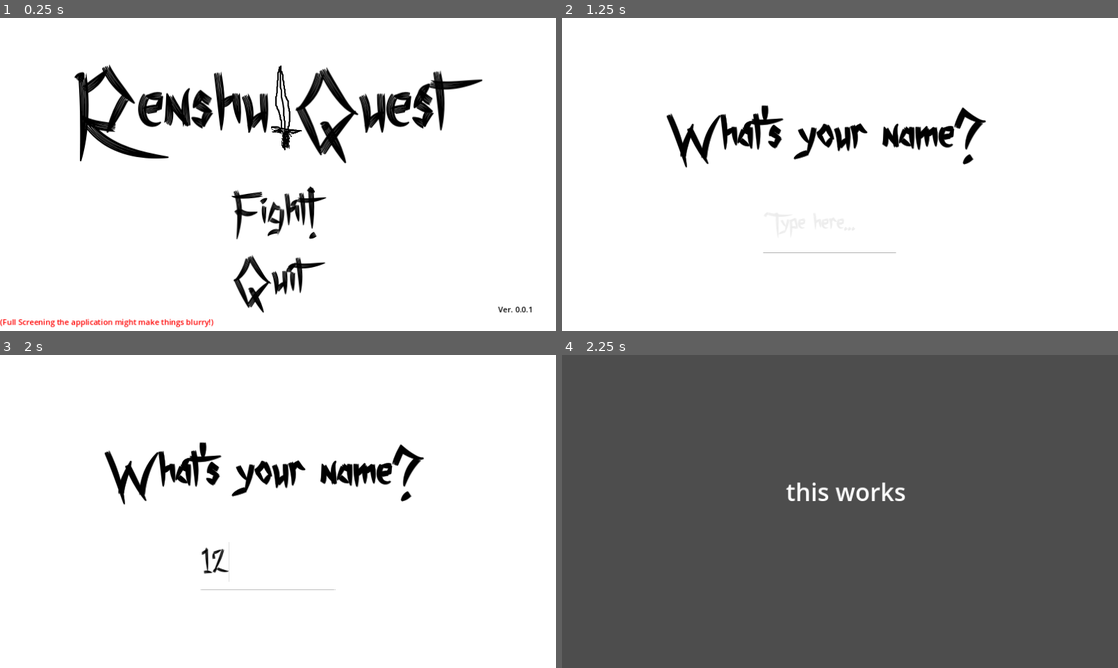
Above: before the commit, frames 1-4 (two rows, left to right).
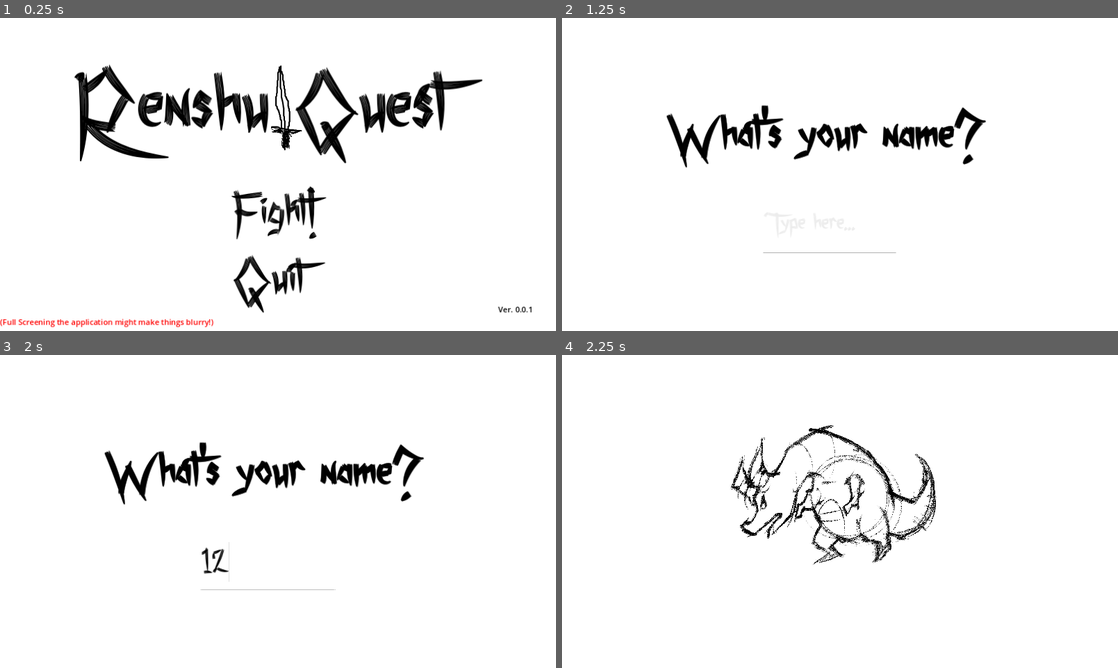
Above: after the commit, the same moments.

Repository: pseudonym07/renshu-main
Game: Godot game, scene res://MainMenu.tscn
The game is run twice, just before and just after one commit, with the same random seed, the same clock (stepped at 60 frames per second) and the same inputs.
Inputs (mouse positions are in pixels of both pictures, inside the frame that each line leads up to):
- Up to frame 1 (0.25 s): no input
- Up to frame 2 (1.25 s): click "Fight!" at 0.5 s
- Up to frame 3 (2 s): click (266, 564) at 1.27 s; type "12" at 1.35 s
- Up to frame 4 (2.25 s): tap Enter at 2, 2.1 s; move the mouse to (962, 495) at 2.02 s

Frames 1-3 are identical in both runs. In frame 4, 99% of the frame differs, in the area x 0-100%, y 0-100%.

Commit message:
started working on the battle part of the game, most styleistic UI elements are finished.I don't really have any gripes on the way it looks, I'm plainly satisfied.At the moment of writting this,I really don't have much to say but I'll sum it all up in a read me file later.

Diff:
--- a/BattleUI.tscn
+++ b/BattleUI.tscn
@@ -1,8 +1,11 @@
-[gd_scene load_steps=2 format=3 uid="uid://day3snk63p8hy"]
+[gd_scene load_steps=4 format=3 uid="uid://day3snk63p8hy"]
 
 [ext_resource type="Script" path="res://BattleUI.gd" id="1_fxsqs"]
+[ext_resource type="Texture2D" uid="uid://bxsf1hi7olgs4" path="res://assets/monsters/D29668A8-54C9-4AAC-87A9-22CA10B98DA0-1.png" id="2_skg58"]
 
-[node name="BattleUI" type="Control"]
+[sub_resource type="CanvasTexture" id="CanvasTexture_t4pbb"]
+
+[node name="Battle" type="Control"]
 layout_mode = 3
 anchor_right = 1.773
 anchor_bottom = 1.907
@@ -18,3 +21,15 @@
 offset_bottom = 274.0
 theme_override_font_sizes/font_size = 50
 text = "this works"
+
+[node name="TextureRect" type="TextureRect" parent="."]
+layout_mode = 0
+offset_right = 1152.0
+offset_bottom = 648.0
+texture = SubResource("CanvasTexture_t4pbb")
+
+[node name="D29668a8-54c9-4aac-87a9-22ca10b98da0-1" type="Sprite2D" parent="."]
+position = Vector2(320, 112)
+scale = Vector2(0.231333, 0.231333)
+texture = ExtResource("2_skg58")
+centered = false
--- a/askPname.tscn
+++ b/askPname.tscn
@@ -13,6 +13,7 @@
 texture = SubResource("CanvasTexture_8hdbg")
 
 [node name="Entry Box" type="TextEdit" parent="."]
+clip_contents = true
 offset_left = 414.0
 offset_top = 381.0
 offset_right = 695.0
--- a/project.godot
+++ b/project.godot
@@ -10,12 +10,12 @@
 
 [application]
 
-config/name="Renshuquest"
+config/name="Renshu Quest"
 run/main_scene="res://MainMenu.tscn"
 config/features=PackedStringArray("4.0")
 boot_splash/bg_color=Color(1, 1, 1, 1)
-boot_splash/image="res://assets/titles_screen_assets/sns.png"
-config/icon="res://assets/titles_screen_assets/sns.png"
+boot_splash/image="res://assets/titles_screen_assets/sword-removebg-preview.png"
+config/icon="res://assets/monsters/D29668A8-54C9-4AAC-87A9-22CA10B98DA0-1.png"
 
 [display]
 
Binary file added: assets/monsters/D29668A8-54C9-4AAC-87A9-22CA10B98DA0-1.png
Not shown, added: assets/monsters/D29668A8-54C9-4AAC-87A9-22CA10B98DA0-1.png.import
